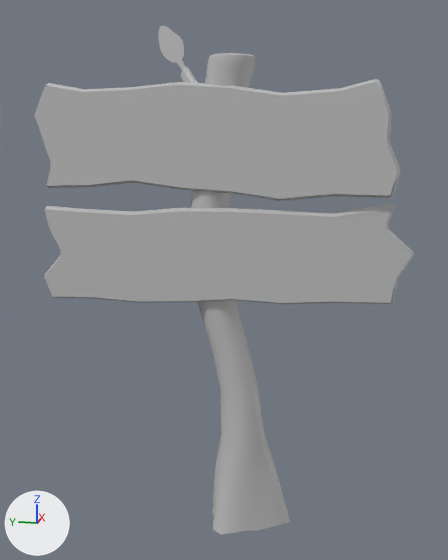
What one commit did to the Blender file Blender/SignPosts.blend.
One viewpoint serves both versions: a 50 mm lens placed at (-0.1238, -0.0208, 0.0862), pointed at (0.001, 0.0042, 0.055). Lighting does not change. The marker at lower left points along +X, +Y and +Z. Text is drawn in Blender's own font.

Objects in the first picture: 'Leaf_low', 'Post_low', 'SignLower_low', 'SignUpper_low'.
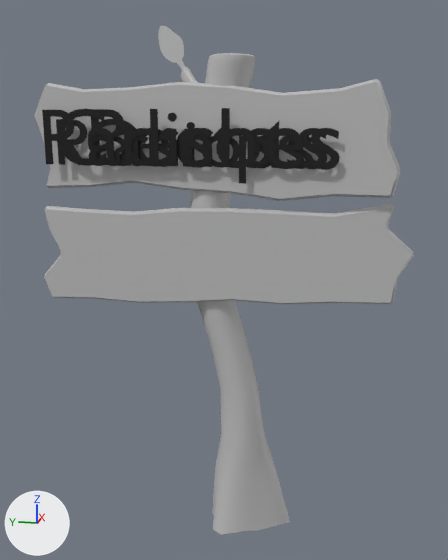
Changed parts and their boxes [x1, y1, x2, y2] in the pictures (448 x 560 px):
'Radishes', shown (black)
    after: [42, 108, 340, 170]
'Parsnips', shown (black)
    after: [56, 119, 304, 184]
'Carrots', shown (black)
    after: [63, 109, 327, 169]
'Beets', shown (black)
    after: [91, 109, 271, 168]
'Onion', shown (black)
    after: [88, 119, 313, 169]

The change in detail:
Object 'Beets' (ob_beets) is now shown.
Object 'Carrots' (ob_carrots) is now shown.
Object 'Onion' (ob_onion) is now shown.
Object 'Parsnips' (ob_parsnips) is now shown.
Object 'Radishes' (ob_radishes) is now shown.
